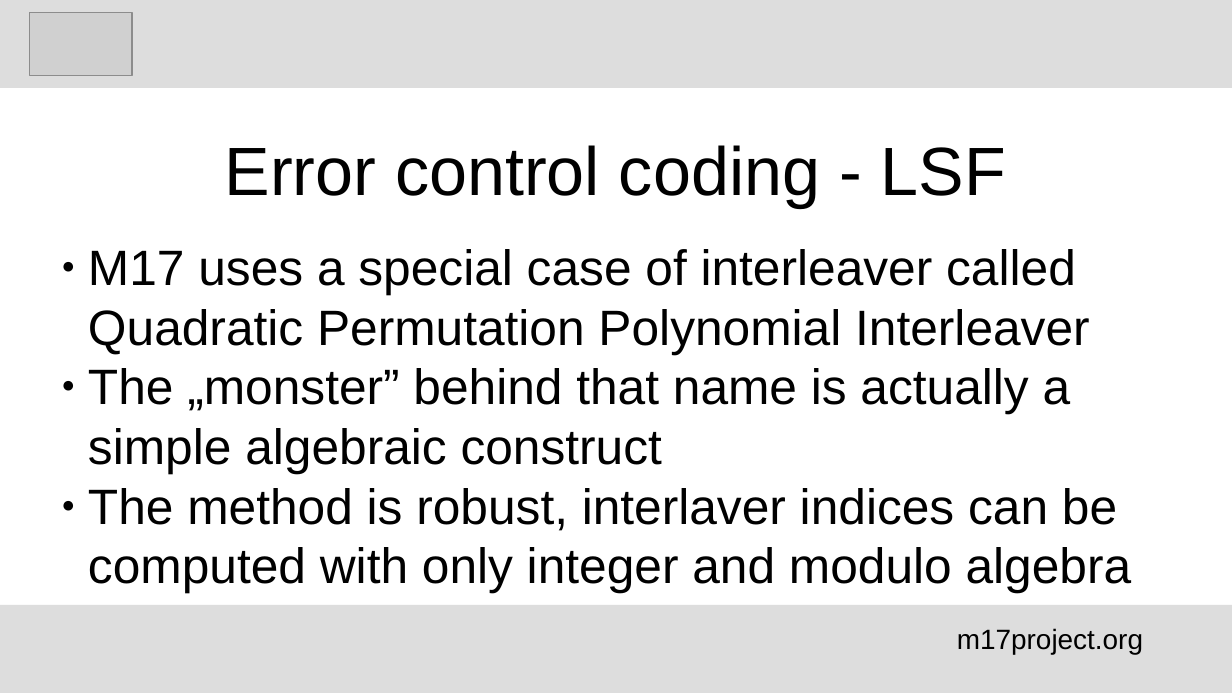
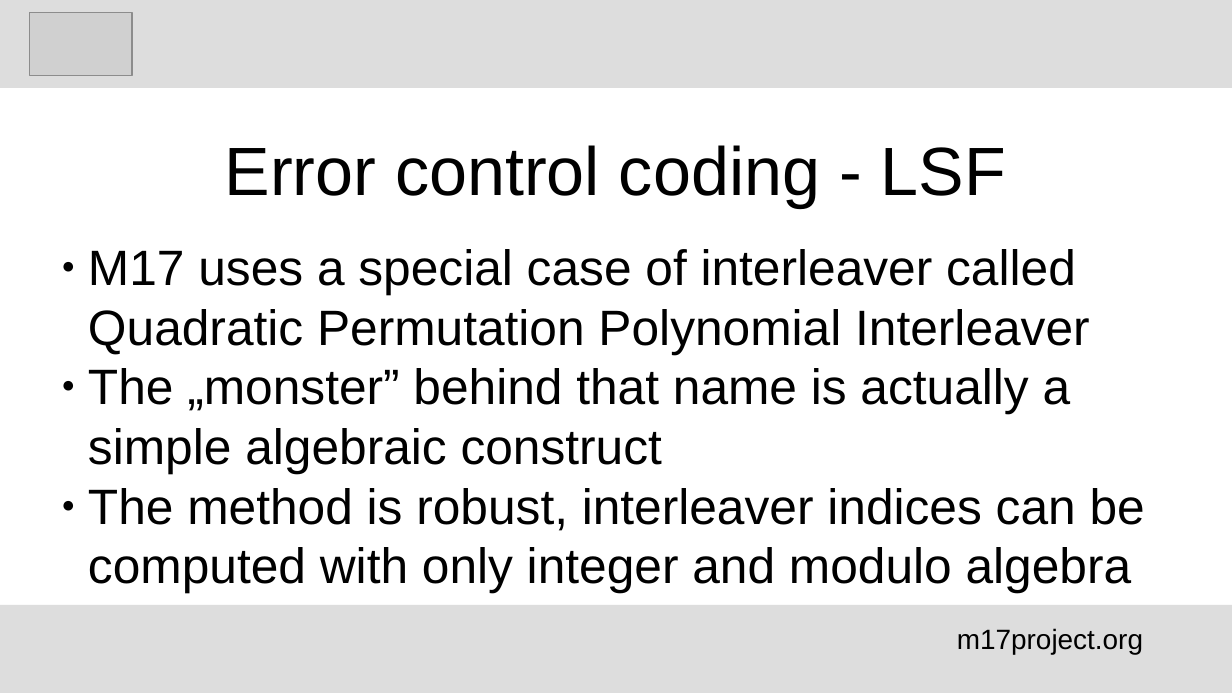
Before and after one commit to M17-Project/M17_education, a slide deck: slide 11 of English/M17_error control_schemes_en.odp. Drawn at 1232x693 pixels with LibreOffice and Linux fonts; fonts in the diff are those of the drawing; grey boxes stand for pictures. Boxes give left, top, right and bottom in pixels: in the first picture for what was removed or moved away, otherwise in the second. Text is boxed around its words. In the diff, an @@ line names an element or a change of style, - is before the commit and + after.

```diff
--- a/English/M17_error control_schemes_en.odp
+++ b/English/M17_error control_schemes_en.odp
@@ subtitle at [88, 488, 1145, 593]: text changed @@
-● The method is robust, interlaver indices can be computed with only integer and modulo algebra
+● The method is robust, interleaver indices can be computed with only integer and modulo algebra
```
Also in this commit, not shown: 1 other file.
